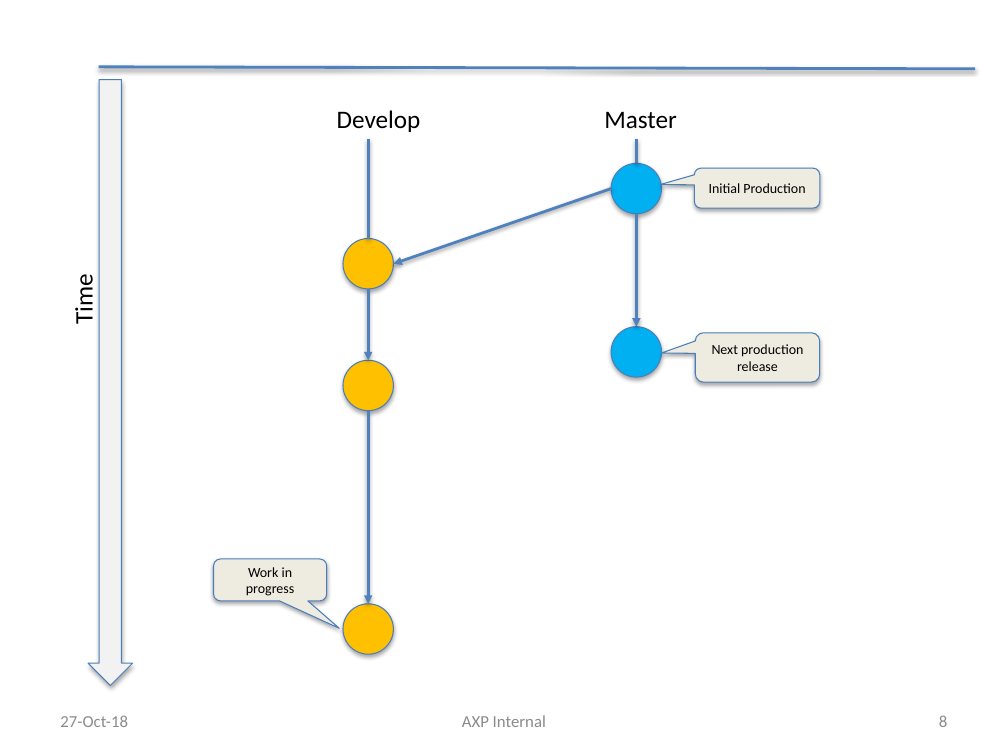
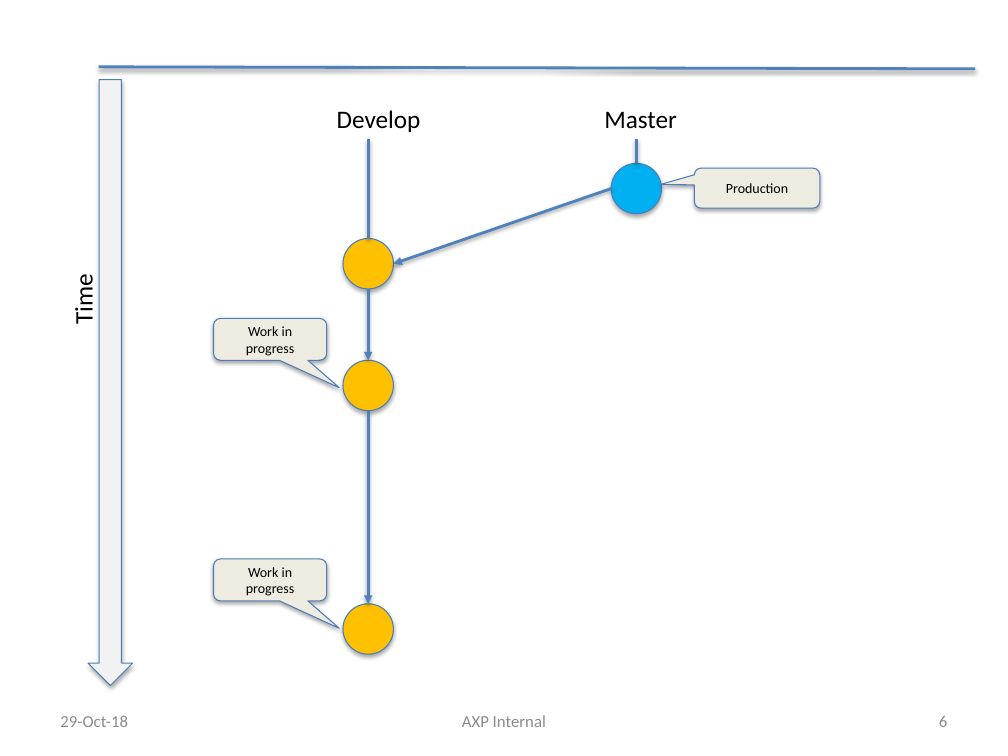
Before and after one commit to liyuan6006/GitStrategies, a slide deck: slide 6 of Branching.pptx (slide 8 before the commit). Drawn at 1008x756 pixels with LibreOffice and Linux fonts; fonts in the diff are those of the drawing. Boxes give left, top, right and bottom in pixels: in the first picture for what was removed or moved away, otherwise in the second. Text is boxed around its words. In the diff, an @@ line names an element or a change of style, - is before the commit and + after.

```diff
--- a/Branching.pptx
+++ b/Branching.pptx
@@ text in rounded speech box at (726, 183, 788, 193): text changed @@
-Initial Production
+Production
@@ arrow removed from (636, 214) to (636, 327) @@
@@ rounded speech box added at (214, 319, 327, 361), fill #EEECE1, outline #4B7EBC 0.75 pt, 10 pt, text #000000 @@
+Work in progress
@@ ellipse removed at (611, 327, 661, 377) @@
@@ rounded speech box removed at (696, 333, 821, 382) @@
-Next production release
@@ text at (60, 715, 128, 727): text changed @@
-27-Oct-18
+29-Oct-18
@@ page number at (939, 716, 947, 727): text changed @@
-8
+6
```
Also in this commit, not shown: 15 other slides changed, 1 slide added, 3 slides removed.
